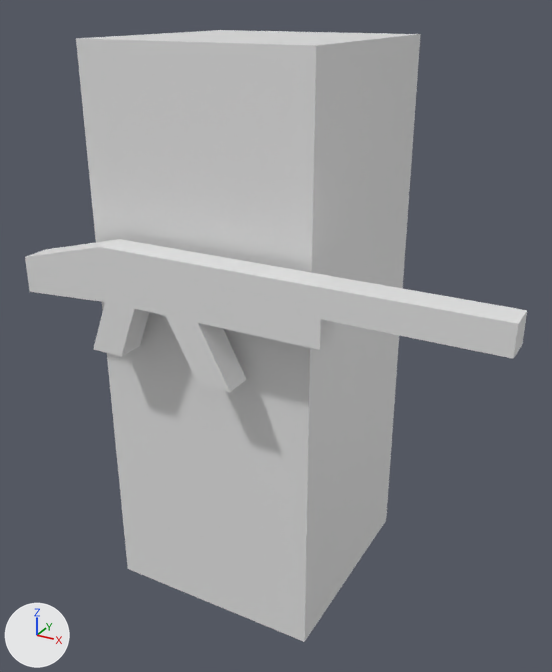
The FBX model Assets/Models/Ai/Hunter/Hunter.fbx, before and after one commit.
One viewpoint serves both versions: a 50 mm lens placed at (1.31, -2.27, 2.11), pointed at (0.15, -0.16, 1.05). Lighting does not change. The marker at lower left points along +X, +Y and +Z. Where no turn or scale is listed for an object, it has been applied to the vertices.

Before the edit, the objects in view are built like this:
```python
me_cube = bpy.data.meshes.new('Cube')
me_cube.from_pydata(...)  # 62 vertices, 58 faces; spans x -0.59..1.01, y -0.54..0.4, z 0.0..2.0
me_cube.materials.append(mat_material)  # white #e7e7e7
ob_hunter = bpy.data.objects.new('Hunter', me_cube)
ob_hunter.location = (0.0, 0.0, 0.0)
```
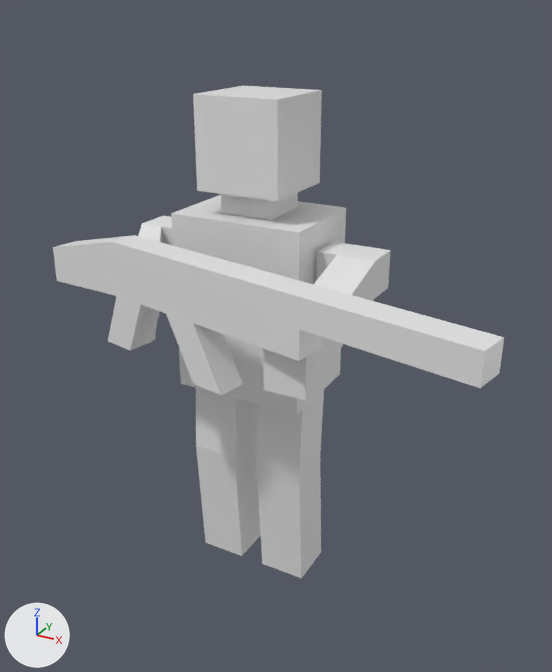
Where the change shows, as pixel boxes [x1, y1, x2, y2] in the pictures (552 x 672 px; the box of a moved part takes in the faces that stretch with it):
'Hunter', reshaped (10% narrower, 20% shorter)
    before: [25, 30, 527, 642]
    after: [53, 86, 504, 578]
part 1 of me_cube, moved or reshaped
    before: [25, 239, 527, 392]
    after: [53, 235, 504, 395]
part 2 of me_cube, added
    after: [171, 86, 346, 415]
part 3 of me_cube, added
    after: [138, 216, 173, 340]
part 4 of me_cube, added
    after: [263, 242, 391, 401]
part 5 of me_cube, built on
    before: [76, 30, 421, 642]
    after: [196, 388, 324, 578]

The change, as a list of edits to the scene's bpy script:
```text
Change me_cube:
    used by ob_hunter; location = (0.0, 0.0, 0.0)
    remove me_cube.from_pydata(...)  # 62 vertices, 58 faces; spans x -0.59..1.01, y -0.54..0.4, z 0.0..2.0
    add me_cube.from_pydata(...)  # 138 vertices, 126 faces; spans x -0.58..1.0, y -0.73..0.18, z -0.02..1.83
    me_cube part 1: the loose piece of 54 vertices spanning x -0.59..1.01, y -0.54..-0.44, z 1.02..1.41 is turned -11.4 degrees about the z axis through its middle, then moved by (0.0, -0.03, 0.0)
    me_cube part 2: a new loose piece of 28 vertices spanning x -0.25..0.25, y -0.18..0.18, z 0.78..1.83, in mat_material (white #e7e7e7)
    me_cube part 3: a new loose piece of 16 vertices spanning x -0.46..-0.14, y -0.45..0.06, z 1.09..1.35, in mat_material (white #e7e7e7)
    me_cube part 4: a new loose piece of 16 vertices spanning x 0.26..0.47, y -0.56..0.06, z 1.07..1.35, in mat_material (white #e7e7e7)
    me_cube part 5
    8 vertices are removed from x -0.4..0.4, y -0.4..0.4, z 0.0..2.0
    6 faces are deleted
    12 vertices are added at x -0.23..0.05, y -0.13..0.09, z -0.02..1.02
    12 new vertices lie (0.18, 0.0, 0.0) away from vertices in x -0.23..0.05, y -0.13..0.09, z -0.02..1.02
    20 new faces join them
```
